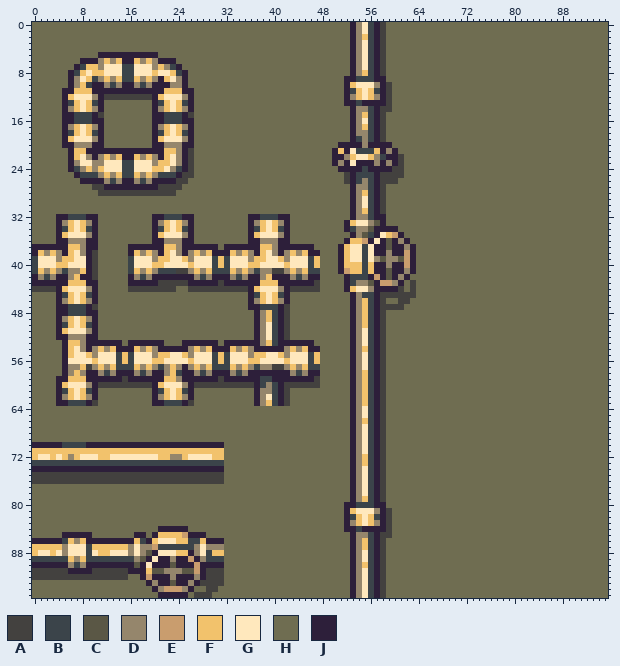
Two states of a sprite sheet, images/tiles/pipes-small.png. The picture above was drawn from the file before the commit.
The file is 96x96 pixels.
Palette (. is transparent): A #43413f  B #3b444a  C #5a5745  D #95866c  E #c99d6e  F #f2c26c  G #ffe8bd  H #6f6d51  J #2d1f3a
New version:
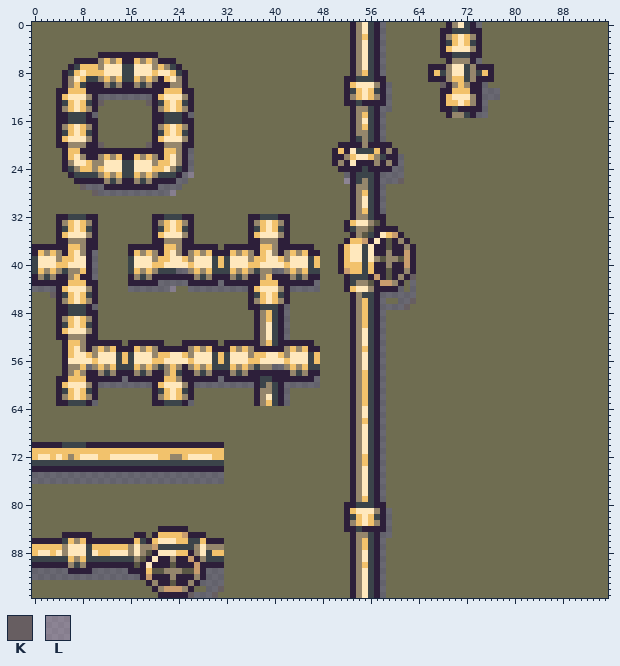
Colours new in this view: K #675e61  L #61546c99
The exact change:
colour A: #43413f -> #26243399
Changed rows in their new state; - is a pixel that keeps its letter.
first column x 4:
 0 -----------------------------------------------------------------JDGBJA---
 1 ----------------------------------------------------------------JJBBBJJ---
 2 ----------------------------------------------------------------JDFGFDJ---
 3 ----------------------------------------------------------------JBFGFBJ---
 4 ----------------------------------------------------------------JFGGGDJ---
 5 ----------------------------------------------------------------JJBBBJJ---
 6 ---J-------------------------------------------------------------JDDDJA---
 7 --JBF---------------------------------------------------------JJJDGGBDJJJ-
 8 -JBFGF--------------------------------------------------------JFBDGGBDBFJ-
 9 -JDGFB--------------------------------------------------------JJJDFFBDJJJ-
10 -JDFBJ----------------------------------------------------------KJDFDJJA--
11 J-F--J----------------------------------------------------------JJFFFJJAAA
12 JFG--DJA--------------------------------------------------------JFGGGDJAAA
13 JBFGFBJK-------K------------------------------------------------JFFGFDJA--
14 JDFGFDJH--------------------------------------------------------JJBJJJJA--
15 J-B--JAH---------------------------------------------------------JDDBJAA--
16 J-B--J-H------------------------------------------------------------------
17 JDFGFDJH------------------------------------------------------------------
18 JBFGFBJH------------------------------------------------------------------
19 JFG--DJH------------------------------------------------------------------
20 J-D--J-K-------K----------------------------------------------------------
21 -JF-J---------------------------------------------------------------------
22 -JFGDJ--------------------------------------------------------------------
23 -JDG-F--------------------------------------------------------------------
24 -JBDF---------------------------------------------------------------------
25 --JB------------------L---------------------------------------------------
26 ---J--------------------------------------------L--------K----------------
27 ----KA--------------------------------------------------------------------
28 ------K------------L------------------------------------------------------
first column x 3:
42 ------------------------------------------------------------K
44 --------------------L----------------------------------------
45 K------------------------------------------------------------
46 ------------------------------------------------------------K
47 -----------------------------------------------------------K-
first column x 16:
92 AA--------------
94 ---------------K
95 ----------K---K-
